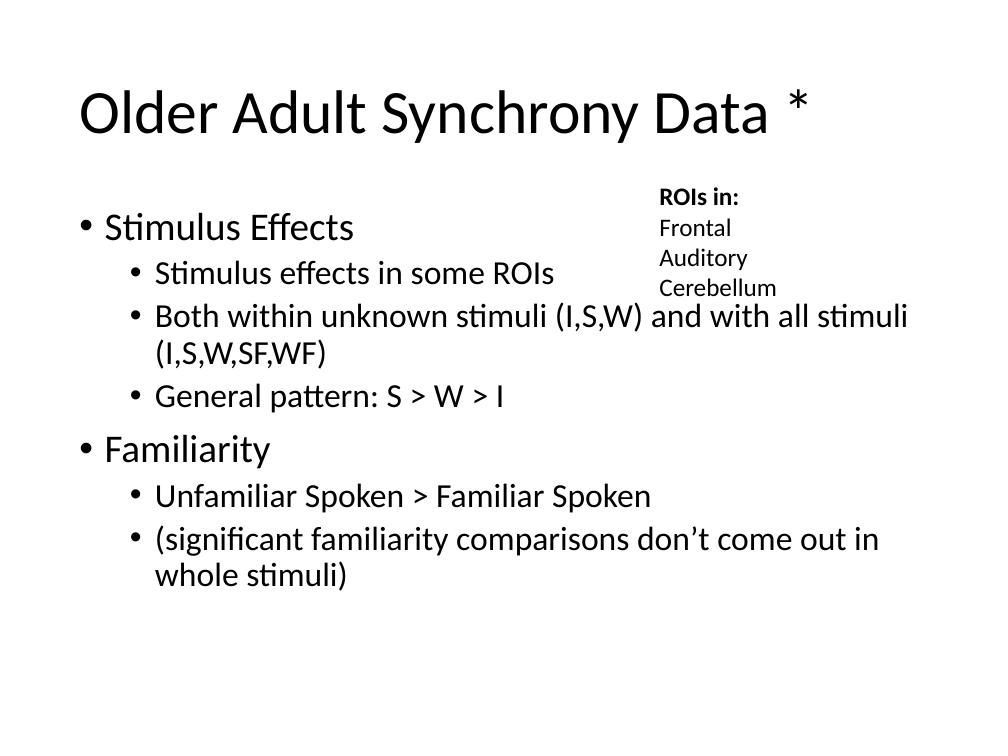
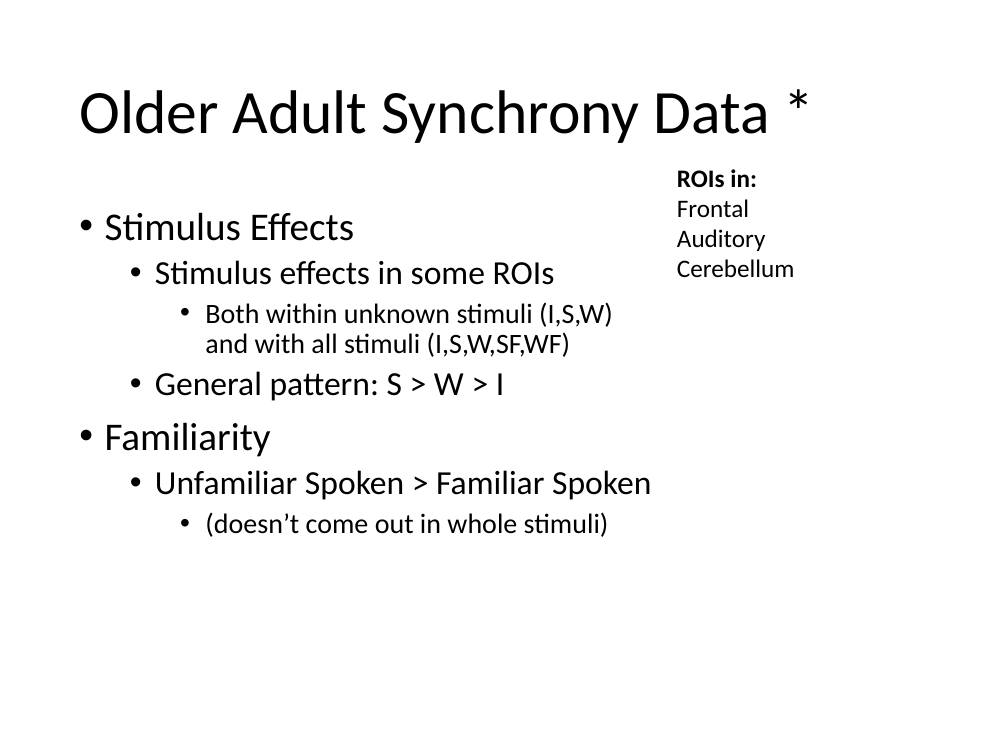
Before and after one commit to asternin/PhDProject, a slide deck: slide 31 of Meetings/2019.06.04-CommitteeMeeting.pptx (slide 30 before the commit). Drawn at 1008x756 pixels with LibreOffice and Linux fonts; fonts in the diff are those of the drawing. Boxes give left, top, right and bottom in pixels: in the first picture for what was removed or moved away, otherwise in the second. Text is boxed around its words. In the diff, an @@ line names an element or a change of style, - is before the commit and + after.

```diff
--- a/Meetings/2019.06.04-CommitteeMeeting.pptx
+++ b/Meetings/2019.06.04-CommitteeMeeting.pptx
@@ text "ROIs in:": place and size @@
-text "ROIs in:" at [659,187,777,296]
+text "ROIs in:" at [677,169,795,278]
@@ text at [205,302,613,357]: size 24 to 20 pt in "Both within unknown stimuli (I,S,W) and with ..."; list level 2 to 3 in "Both within unknown stimuli (I,S,W) ..." @@
@@ text at [205,512,609,537]: text changed; size 24 to 20 pt @@
-  • (significant familiarity comparisons don’t come out in whole stimuli)
+    • (doesn’t come out in whole stimuli)
```
Also in this commit, not shown: 8 other slides changed, 1 slide added.
